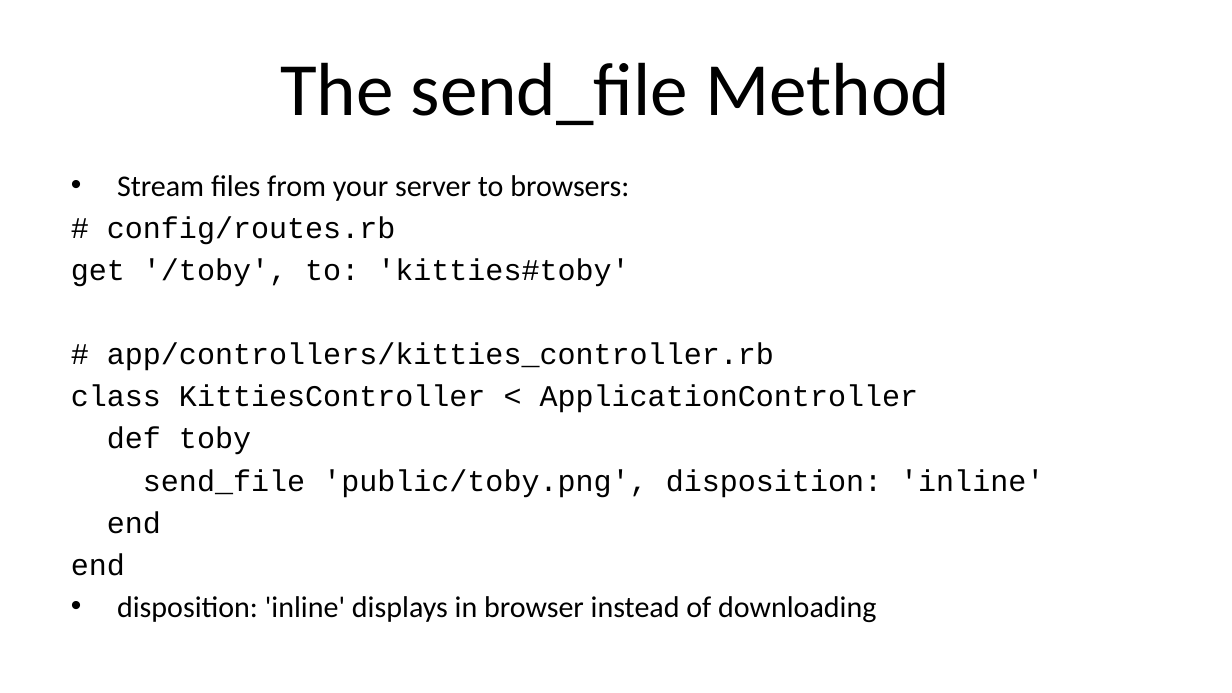
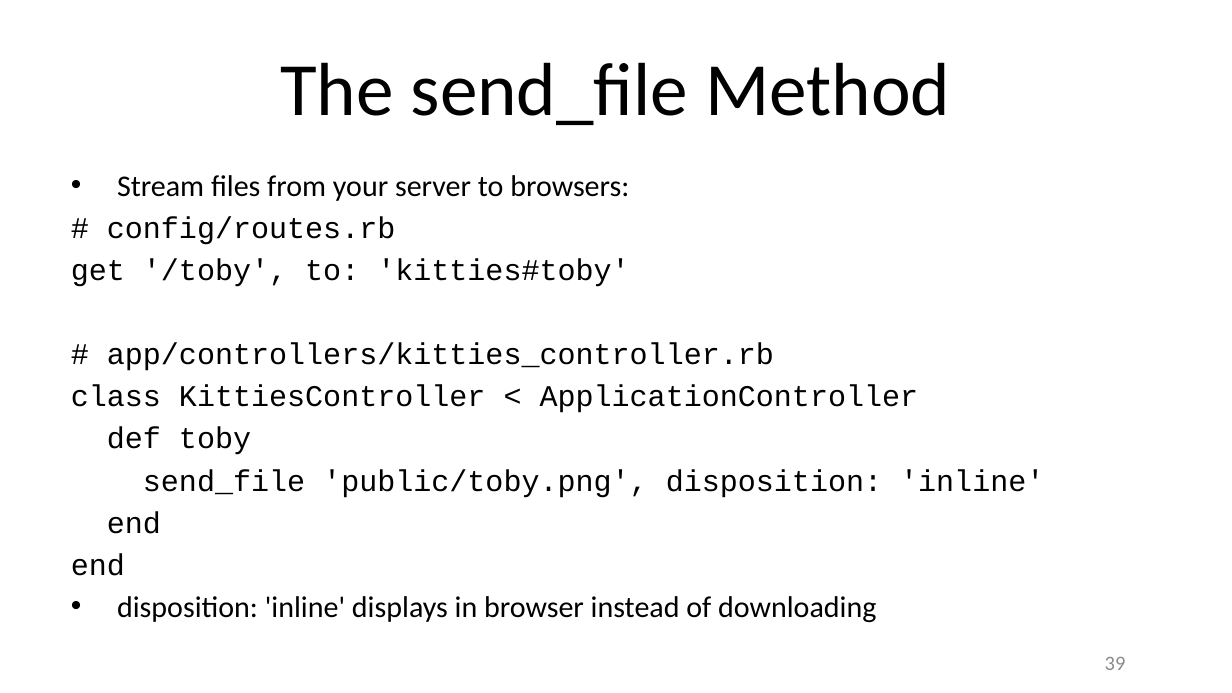
Before and after one commit to drb80/WebAppDev, a slide deck: slide 39 of Slides/Chapter05.pptx. Drawn at 1232x693 pixels with LibreOffice and Linux fonts; fonts in the diff are those of the drawing; background and template pictures are left out. Boxes give left, top, right and bottom in pixels: in the first picture for what was removed or moved away, otherwise in the second. Text is boxed around its words. In the diff, an @@ line names an element or a change of style, - is before the commit and + after.

```diff
--- a/Slides/Chapter05.pptx
+++ b/Slides/Chapter05.pptx
@@ page number added at [1105,657,1126,670], 16 pt, text #8C8C8C @@
+39
```
Also in this commit, not shown: 68 other slides changed.
